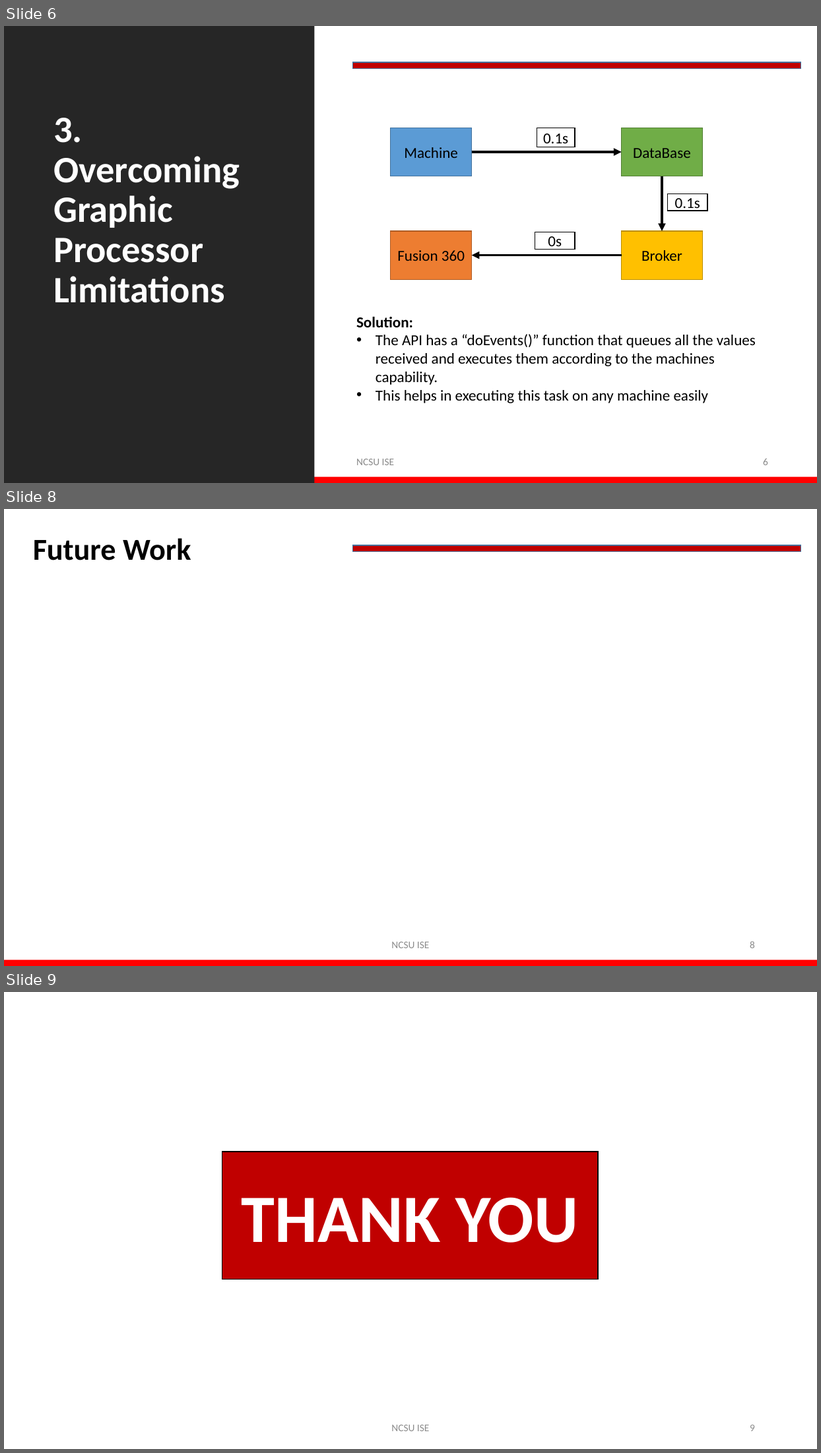
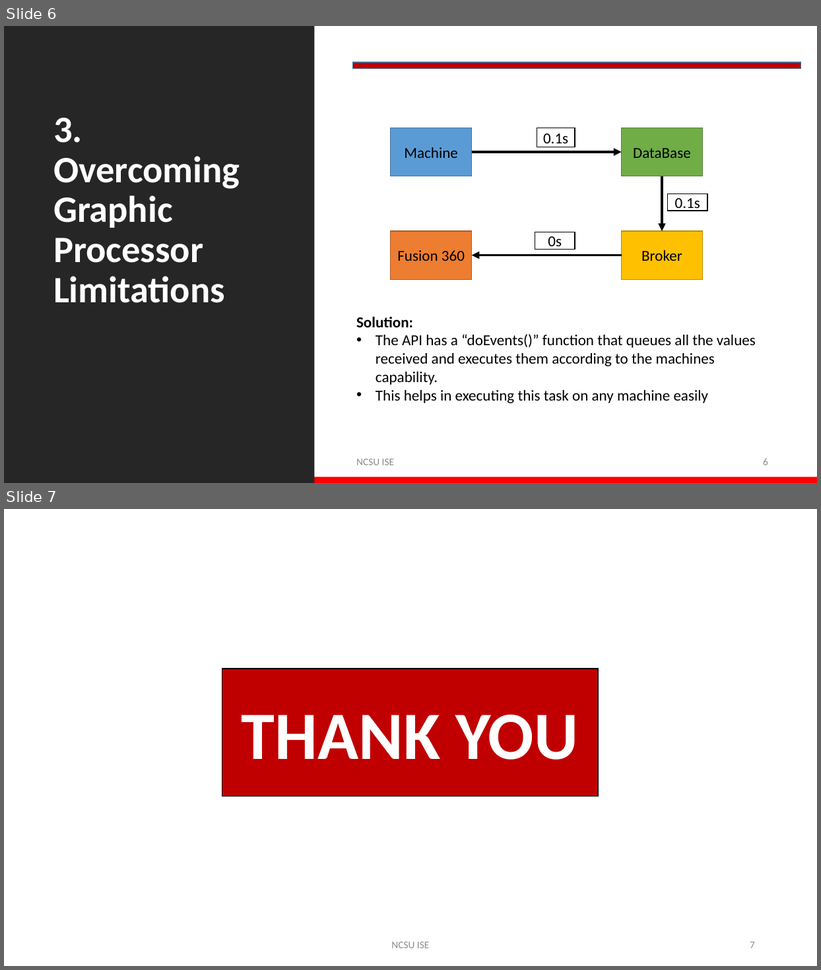
Before and after one commit to pkoprov/VF-2_Digital_Twin, a slide deck: Final Presentation-ISE 555 Project.pptx. Shown one above the other, each under a label of ours: slides 6, 8 and 9 before the commit, slides 6 and 7 after it; the slides between them are not shown. The pictures are 821x1453 and 821x970 pixels, drawn with LibreOffice and Linux fonts; fonts in the diff are those of the drawing; background and template pictures are left out. Boxes give left, top, right and bottom in pixels: in the first picture for what was removed or moved away, otherwise in the second. Text is boxed around its words. In the diff, an @@ line names an element or a change of style, - is before the commit and + after.

```diff
--- a/Final Presentation-ISE 555 Project.pptx
+++ b/Final Presentation-ISE 555 Project.pptx
@@ slide 8 removed at [4,509,817,966], background #FFFFFF; not listed: 2 template elements that a slide beside it also shows @@
@@ text removed at [33,538,191,560] @@
-Future Work
@@ text removed at [391,942,429,949] @@
-NCSU ISE
@@ page number removed at [750,941,755,949] @@
-8
@@ what was slide 9 is now slide 7 @@
@@ page number at [750,942,755,949]: text changed @@
-9
+7
```
Also in this commit, not shown: 1 slide changed, 1 other slide removed, 1 other file.
